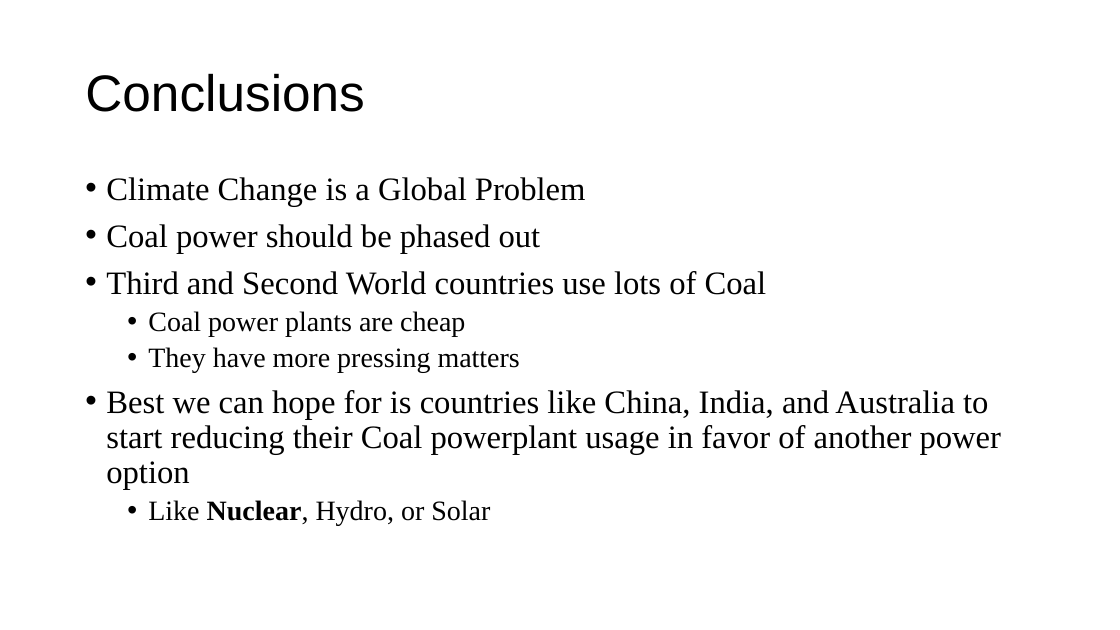
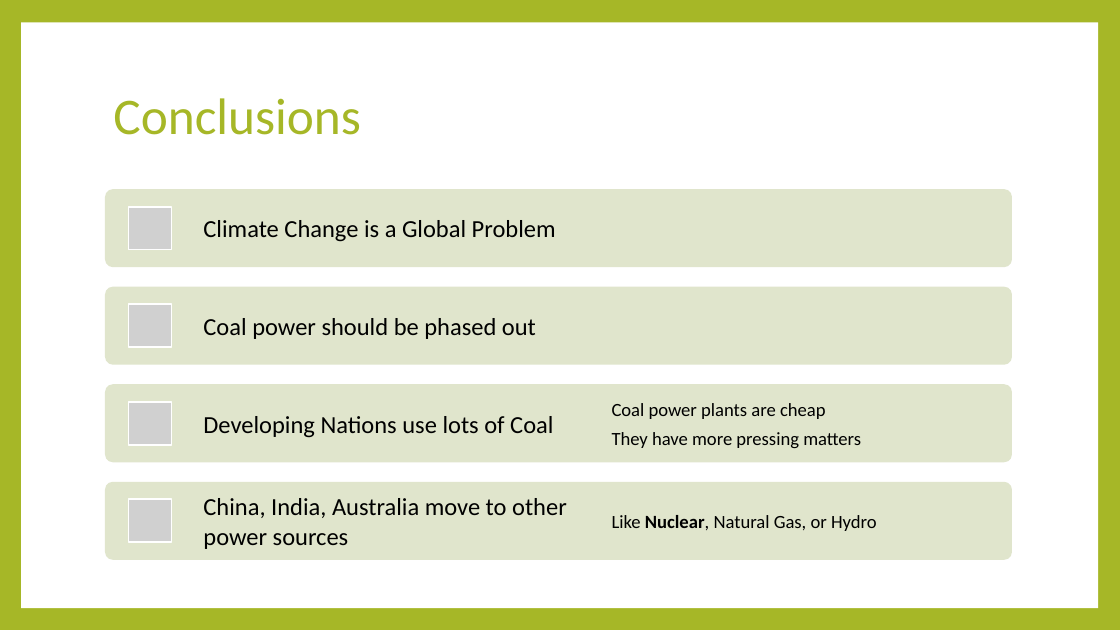
Before and after one commit to Mybiss55/DataAnalyticsProjects, a slide deck: slide 12 of Climate Change Presentation.pptx (slide 10 before the commit). Drawn at 1120x630 pixels with LibreOffice and Linux fonts; fonts in the diff are those of the drawing; grey boxes stand for pictures. Boxes give left, top, right and bottom in pixels: in the first picture for what was removed or moved away, otherwise in the second. Text is boxed around its words. In the diff, an @@ line names an element or a change of style, - is before the commit and + after.

Commit message:
Presentation Slides

```diff
--- a/Climate Change Presentation.pptx
+++ b/Climate Change Presentation.pptx
@@ background #FFFFFF to #A6B727 @@
@@ rectangle added at (21, 23, 1098, 608), fill #FFFFFF @@
@@ title "Conclusions": place and size @@
-title "Conclusions" at (85, 73, 365, 112)
+title "Conclusions" at (113, 98, 361, 135)
@@ title "Conclusions" at (113, 98, 361, 135): font Arial to Calibri, text colour #000000 to #A6B727 @@
@@ text removed at (106, 177, 1002, 526) @@
-• Climate Change is a Global Problem
-• Coal power should be phased out
-• Third and Second World countries use lots of Coal
-  • Coal power plants are cheap
-  • They have more pressing matters
-• Best we can hope for is countries like China, India, and Australia to start reducing their Coal powerplant usage in favor of another power option
-  • Like Nuclear, Hydro, or Solar
@@ group added at (105, 189, 1012, 560): 6 texts, 4 rounded rectangles, 4 pictures @@
+Climate Change is a Global Problem
+Coal power should be phased out
+Developing Nations use lots of Coal
+Coal power plants are cheap
+They have more pressing matters
+China, India, Australia move to other power sources
+Like Nuclear, Natural Gas, or Hydro
```
Also in this commit, not shown: 7 other slides changed, 6 slides added, 3 slides removed, 5 other files.
